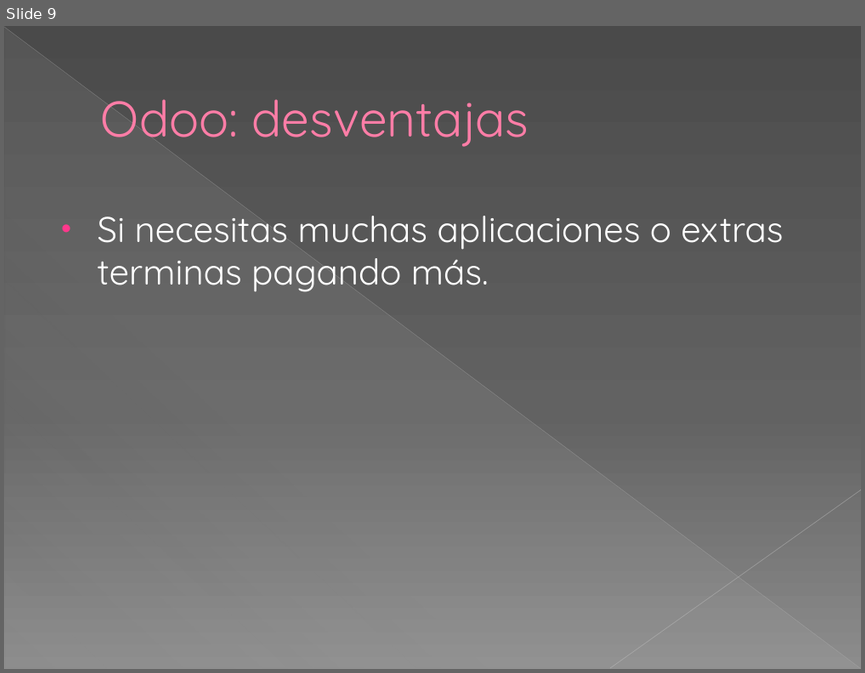
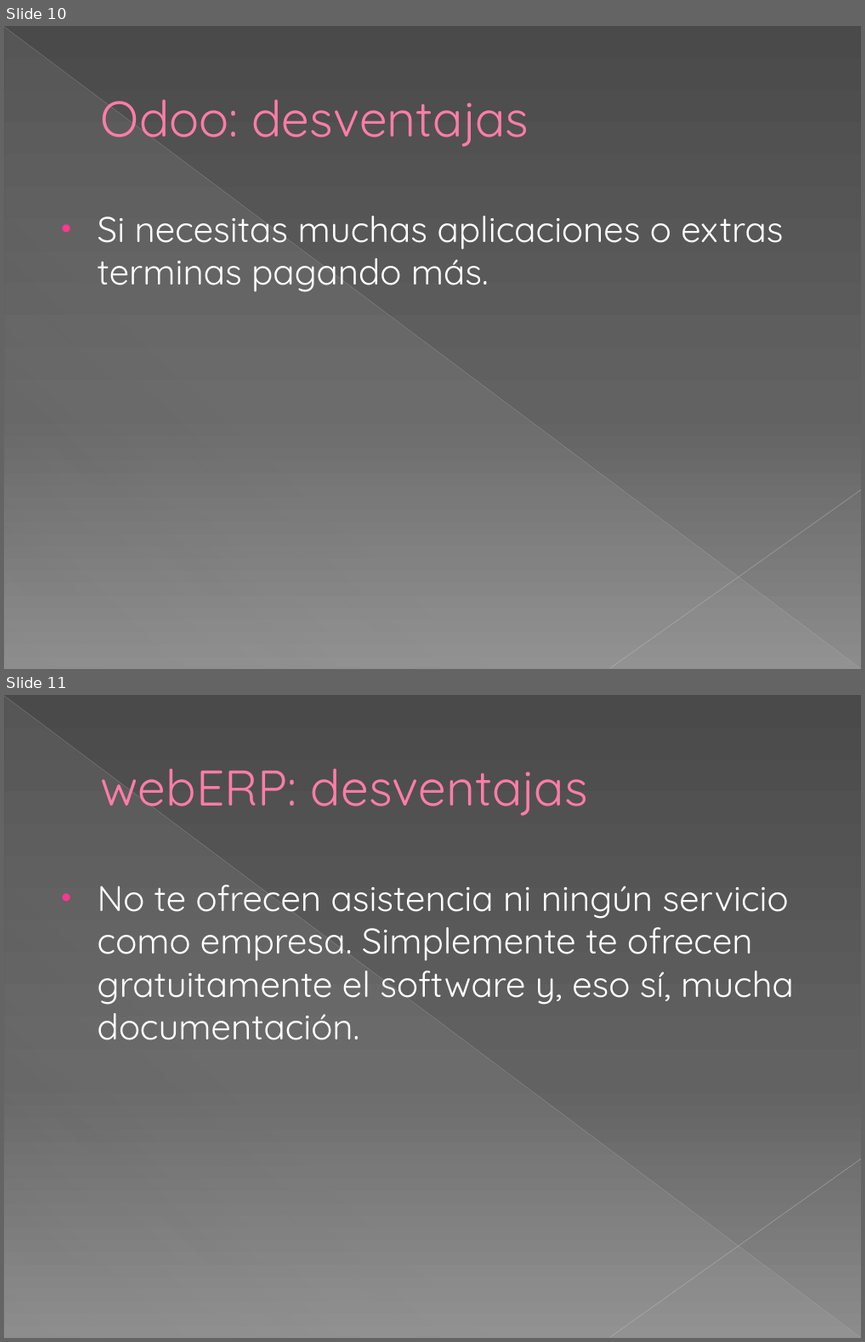
Before and after one commit to angelidito/DAM, a slide deck: Gestión/SAP, Odoo y webERP.pptx. Shown one above the other, each under a label of ours: slide 9 before the commit, slides 10 and 11 after it. The pictures are 865x673 and 865x1342 pixels, drawn with LibreOffice and Linux fonts; fonts in the diff are those of the drawing. Boxes give left, top, right and bottom in pixels: in the first picture for what was removed or moved away, otherwise in the second. Text is boxed around its words. In the diff, an @@ line names an element or a change of style, - is before the commit and + after.

```diff
--- a/Gestión/SAP, Odoo y webERP.pptx
+++ b/Gestión/SAP, Odoo y webERP.pptx
@@ slide 11 added at [4,695,861,1338], background gradient #4A4A4A to #626262 to #8C8C8C; not listed: 3 template elements that a slide beside it also shows @@
@@ title added at [101,768,588,816], 42 pt, text #FF7DA7 @@
+webERP: desventajas
@@ text added at [98,885,794,1040], 30 pt, text #FFFFFF @@
+• No te ofrecen asistencia ni ningún servicio como empresa. Simplemente te ofrecen gratuitamente el software y, eso sí, mucha documentación.
@@ what was slide 9 is now slide 10 @@
```
Also in this commit, not shown: 3 slides changed, 2 other slides added.
